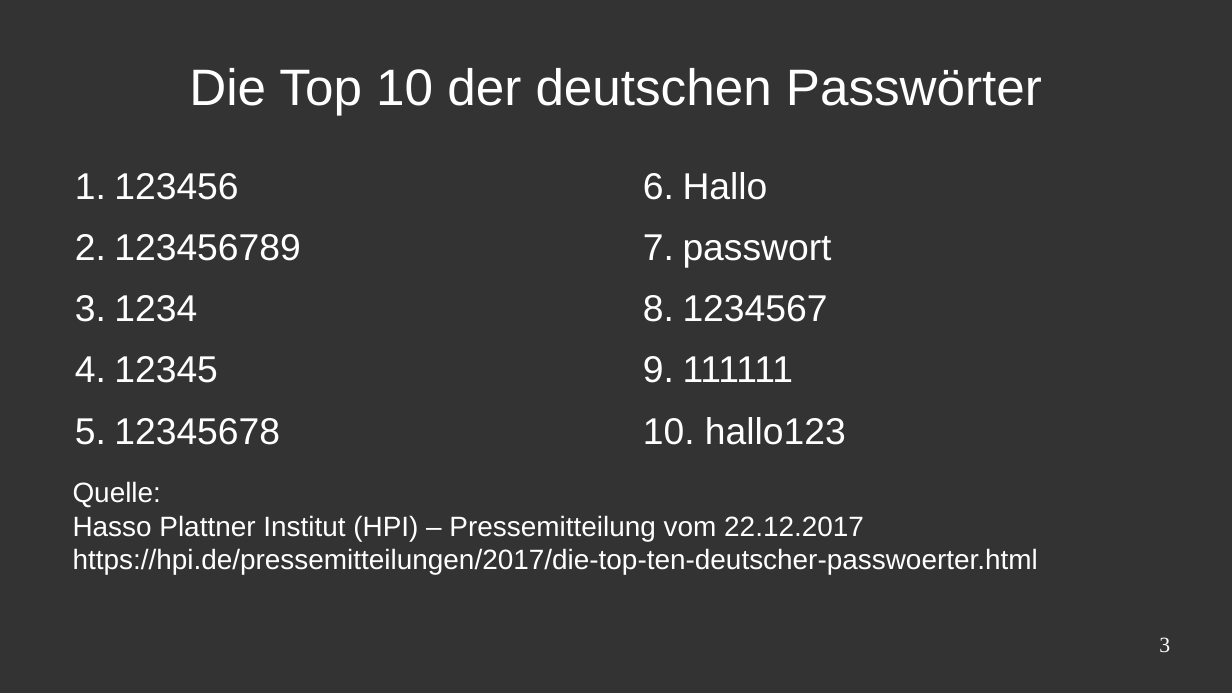
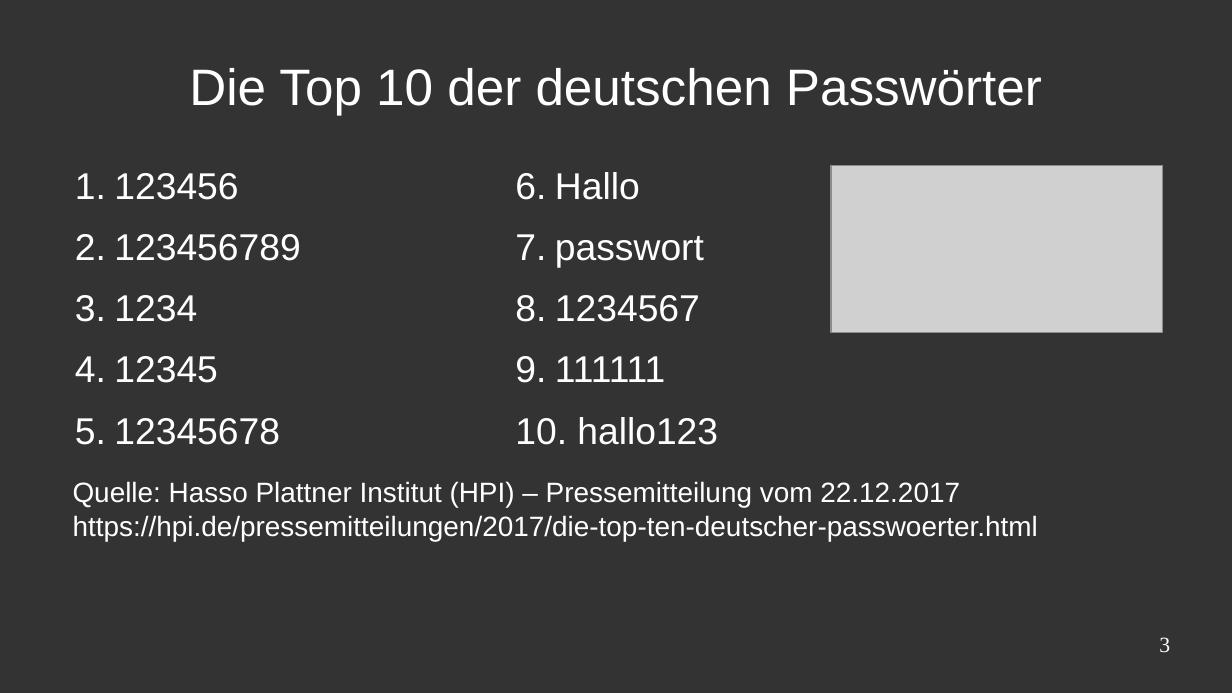
Before and after one commit to CTreffOS/Vortraege, a slide deck: slide 3 of Netsurvival - Ein moderner Ueberlebensguide/vortrag_teil_pvoigt.odp. Drawn at 1232x693 pixels with LibreOffice and Linux fonts; fonts in the diff are those of the drawing; grey boxes stand for pictures; background and template pictures are left out. Boxes give left, top, right and bottom in pixels: in the first picture for what was removed or moved away, otherwise in the second. Text is boxed around its words. In the diff, an @@ line names an element or a change of style, - is before the commit and + after.

Commit message:
Fixed some typos, removed slide "Passwörter und Passphrasen".

```diff
--- a/Netsurvival - Ein moderner Ueberlebensguide/vortrag_teil_pvoigt.odp
+++ b/Netsurvival - Ein moderner Ueberlebensguide/vortrag_teil_pvoigt.odp
@@ text "Hallo": place and size @@
-text "Hallo" at [683,172,846,445]
+text "Hallo" at [555,172,718,445]
@@ picture added at [832,165,1163,333] @@
@@ text at [73,481,960,507]: text changed @@
-Quelle:
-Hasso Plattner Institut (HPI) – Pressemitteilung vom 22.12.2017
+Quelle: Hasso Plattner Institut (HPI) – Pressemitteilung vom 22.12.2017
```
Also in this commit, not shown: 3 other slides changed, 1 slide removed.
